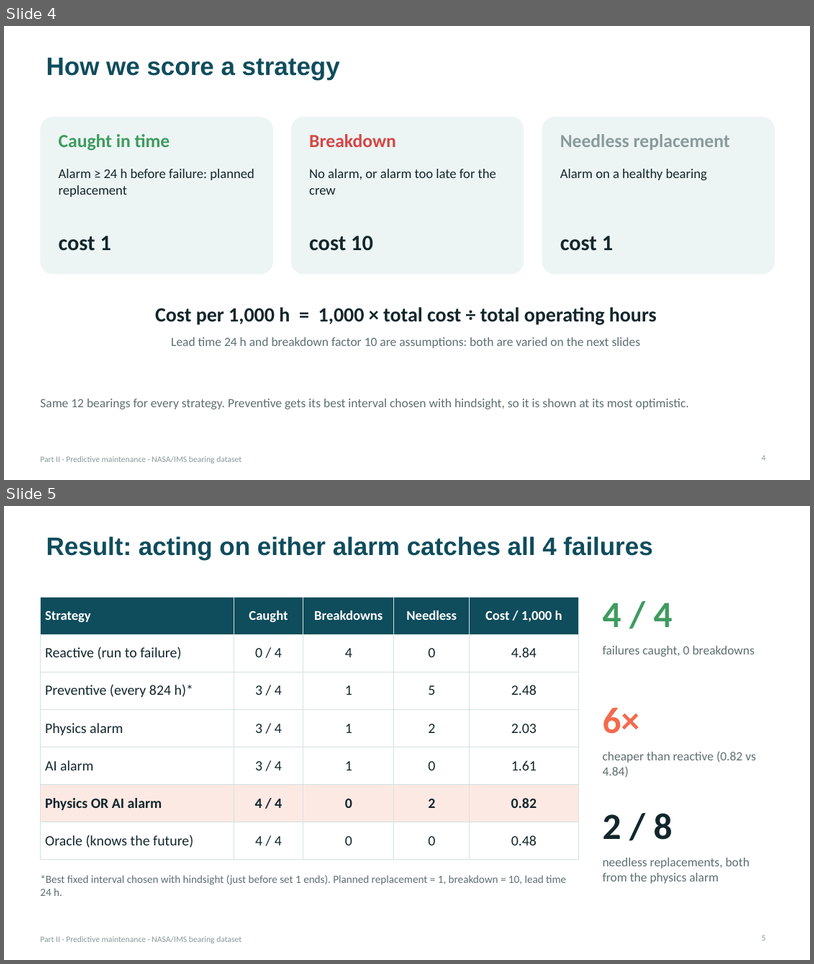
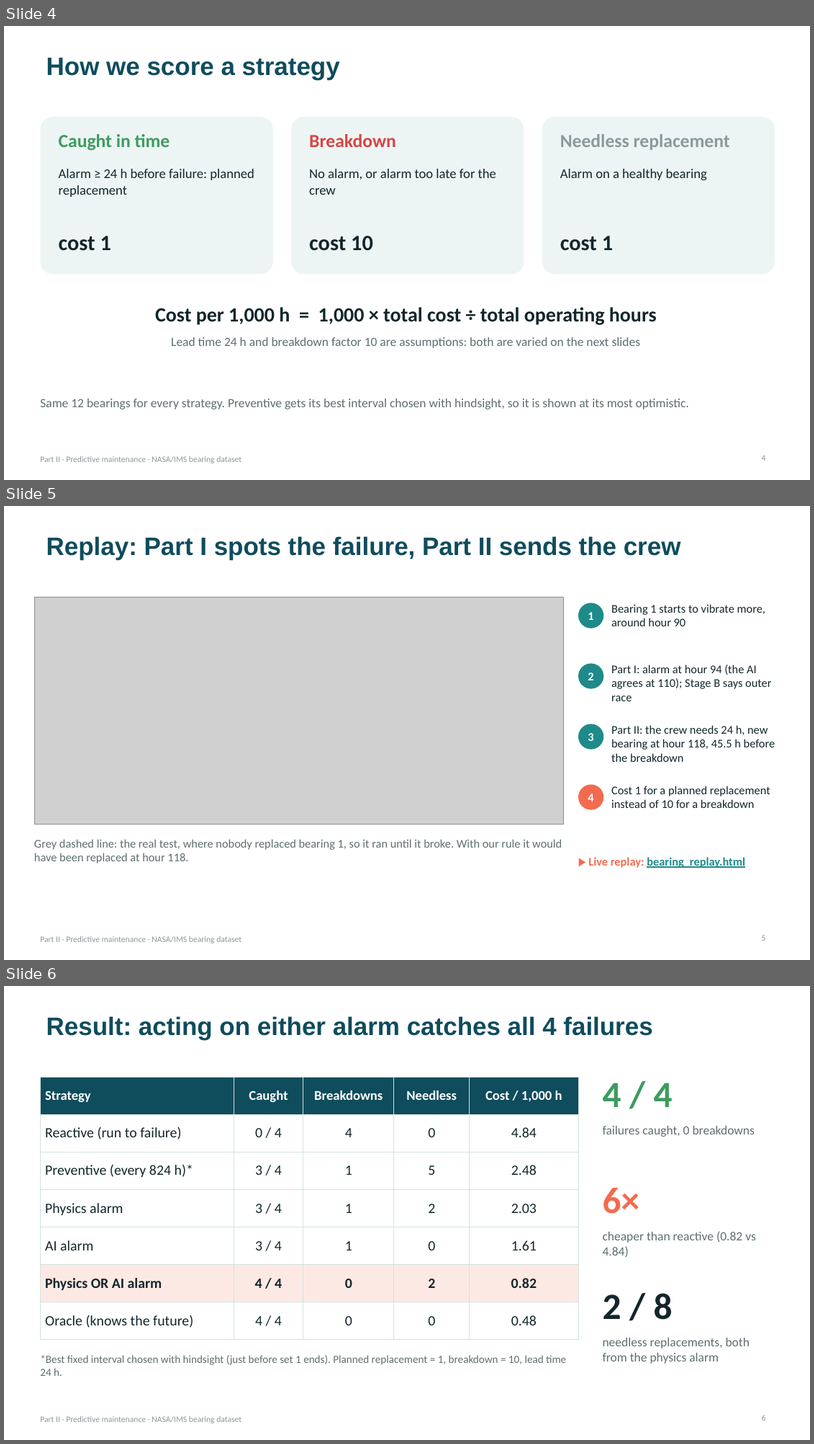
Before and after one commit to Adrian-Jotham/AISmartFactory, a slide deck: predictive_maintenance_part2.pptx. Shown one above the other, each under a label of ours: slides 4 and 5 before the commit, slides 4, 5 and 6 after it. The pictures are 814x964 and 814x1444 pixels, drawn with LibreOffice and Linux fonts; fonts in the diff are those of the drawing; grey boxes stand for pictures. Boxes give left, top, right and bottom in pixels: in the first picture for what was removed or moved away, otherwise in the second. Text is boxed around its words. In the diff, an @@ line names an element or a change of style, - is before the commit and + after.

```diff
--- a/predictive_maintenance_part2.pptx
+++ b/predictive_maintenance_part2.pptx
@@ slide 5 added at (x1=4, y1=506, x2=810, y2=960), background #FFFFFF; not listed: 1 template element that a slide beside it also shows @@
@@ title added at (x1=46, y1=536, x2=682, y2=560), 30 pt, text #0F4C5C, bold @@
+Replay: Part I spots the failure, Part II sends the crew
@@ picture added at (x1=34, y1=597, x2=563, y2=824) @@
@@ ellipse added at (x1=579, y1=602, x2=604, y2=628), fill #1F8A8A, 14 pt, text #FFFFFF, bold @@
+1
@@ text added at (x1=612, y1=604, x2=766, y2=626), 14 pt, text #12262B @@
+Bearing 1 starts to vibrate more, around hour 90
@@ ellipse added at (x1=579, y1=663, x2=604, y2=689), fill #1F8A8A, 14 pt, text #FFFFFF, bold @@
+2
@@ text added at (x1=612, y1=664, x2=772, y2=701), 14 pt, text #12262B @@
+Part I: alarm at hour 94 (the AI agrees at 110); Stage B says outer race
@@ ellipse added at (x1=579, y1=723, x2=604, y2=749), fill #1F8A8A, 14 pt, text #FFFFFF, bold @@
+3
@@ text added at (x1=612, y1=725, x2=775, y2=762), 14 pt, text #12262B @@
+Part II: the crew needs 24 h, new bearing at hour 118, 45.5 h before the breakdown
@@ ellipse added at (x1=579, y1=784, x2=604, y2=810), fill #F26B4F, 14 pt, text #FFFFFF, bold @@
+4
@@ text added at (x1=612, y1=785, x2=771, y2=808), 14 pt, text #12262B @@
+Cost 1 for a planned replacement instead of 10 for a breakdown
@@ text added at (x1=34, y1=839, x2=562, y2=863), 14 pt, text #5E6E70 @@
+Grey dashed line: the real test, where nobody replaced bearing 1, so it ran until it broke. With our rule it would have been replaced at hour 118.
@@ text added at (x1=589, y1=857, x2=746, y2=867), 14 pt, text #1F8A8A, bold, underline @@
+▶ Live replay: bearing_replay.html
@@ page number added at (x1=762, y1=934, x2=766, y2=940), 10 pt, text #8A9A9B @@
+5
@@ what was slide 5 is now slide 6 @@
```
Also in this commit, not shown: 3 other files.
